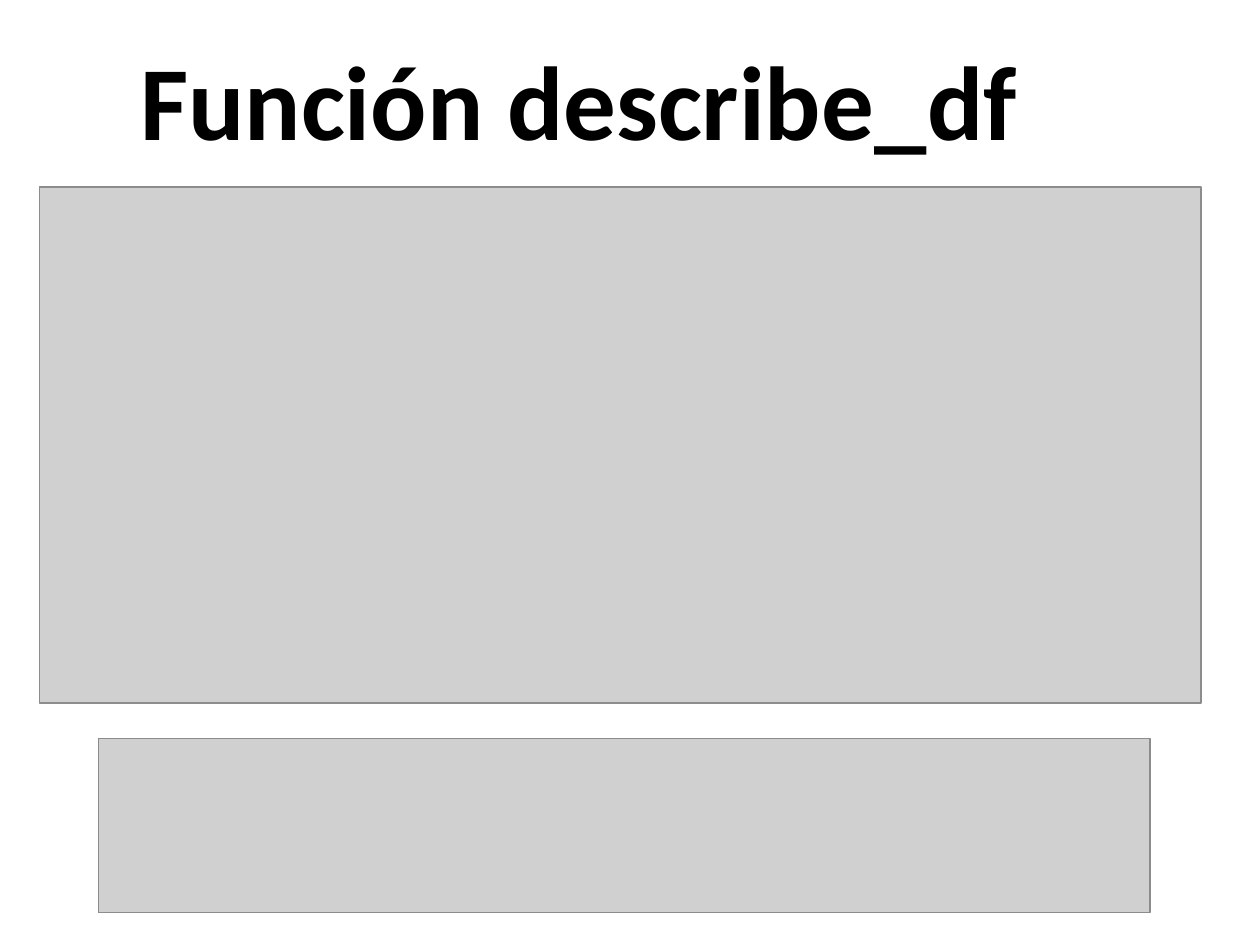
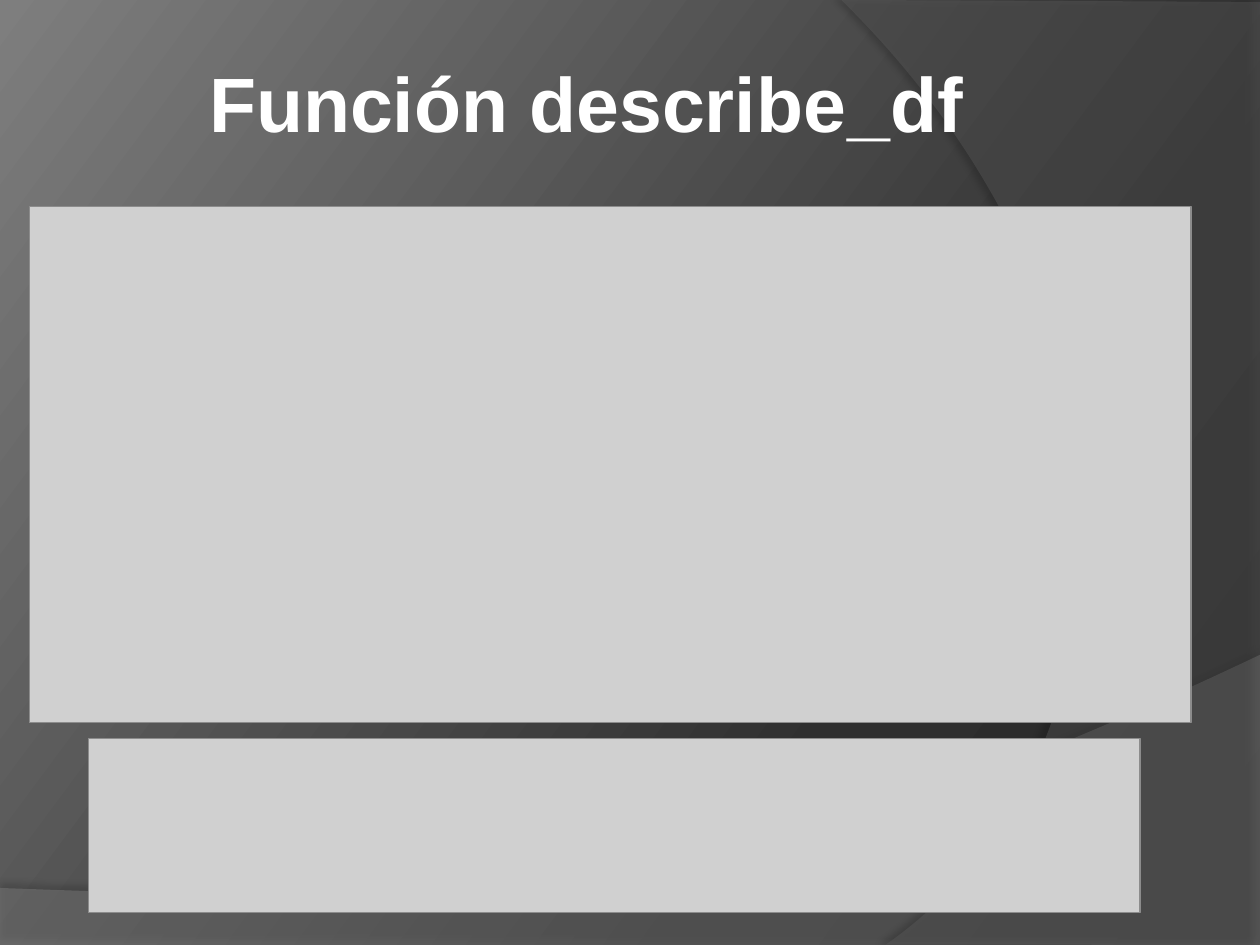
Before and after one commit to Whitee-12/Team_Challenge_ToolBox, a slide deck: slide 2 of Presentacion_team_challenge.pptx. Drawn at 1260x945 pixels with LibreOffice and Linux fonts; fonts in the diff are those of the drawing; grey boxes stand for pictures. Boxes give left, top, right and bottom in pixels: in the first picture for what was removed or moved away, otherwise in the second. Text is boxed around its words. In the diff, an @@ line names an element or a change of style, - is before the commit and + after.

Commit message:
update 2.0 presentacion

```diff
--- a/Presentacion_team_challenge.pptx
+++ b/Presentacion_team_challenge.pptx
@@ background #FFFFFF to gradient #282828 to #2F2F2F to #7E7E7E @@
@@ freeform shape added at (842, 0, 1260, 945), fill #5E5E5E at 40% opacity @@
@@ text "Función describe_df": place and size @@
-text "Función describe_df" at (140, 66, 1017, 155)
+text "Función describe_df" at (209, 75, 963, 142)
@@ text "Función describe_df" at (209, 75, 963, 142): size 60 to 44 pt, font Calibri to Arial, text colour #000000 to #FFFFFF @@
@@ picture: place and size @@
-picture at (39, 186, 1201, 703)
+picture at (29, 207, 1191, 723)
@@ freeform shape added at (0, 655, 1260, 945), fill #7F7F7F at 45% opacity @@
@@ picture: place and size @@
-picture at (98, 738, 1150, 914)
+picture at (88, 738, 1140, 914)
```
Also in this commit, not shown: 7 other slides changed, 1 slide added, 1 slide removed.
